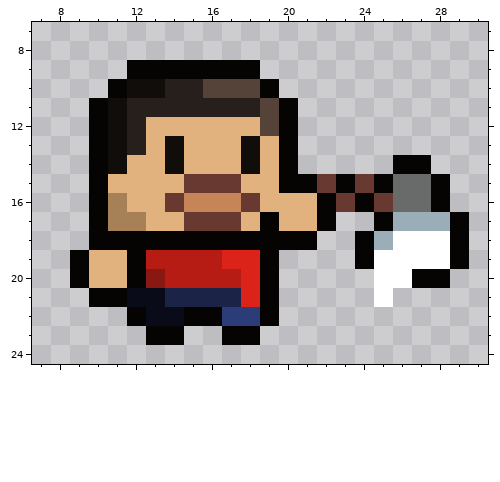
Pixel-art sprite: images/player/attack_right/02.png. The picture above is the old version.
The file is 32x32 pixels. Colours within 5 levels of each other are drawn and written as one. Shown: x 7..30, y 7..24.
After the commit:
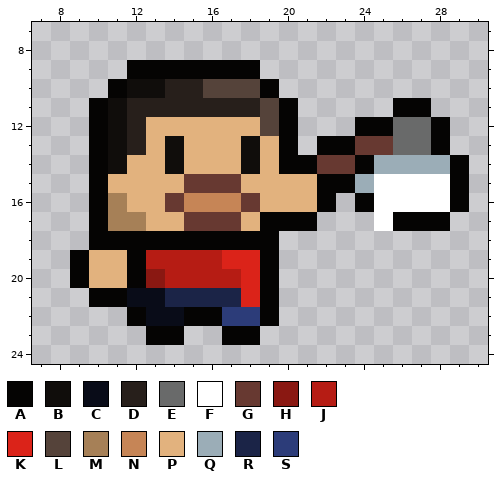
Palette (. is transparent): A #050403  B #100d0b  C #090c18  D #271f1b  E #696a6a  F #ffffff  G #673931  H #8a1812  J #b61c14  K #db2319  L #55433a  M #a68057  N #c68556  P #e2b27e  Q #9badb7  R #1b2447  S #2c3c79
From old to new:
@@ x 18..30 @@
 10 LA...........
-11 DLA..........
-12 PLA..........
-13 BPA..........
-14 BPA.....AA...
-15 PPAAGAGAEEA..
-16 GPPPAGAGEEA..
-17 PAPPA..AQQQA.
-18 AAAA..AQFFFA.
-19 KA....AFFFFA.
-20 KA.....FFAA..
-21 KA.....F.....
+11 DLA.....AA...
+12 PLA...AAEEA..
+13 BPA.AAGGEEA..
+14 BPAAGGAQQQQA.
+15 PPPPAAQFFFFA.
+16 GPPPA.AFFFFA.
+17 PAAA...FAAA..
+18 AA...........
+19 KA...........
+20 KA...........
+21 KA...........
 22 SA...........
Boxes around the changes in both pictures, in picture pixels (x1, y1, x2, y2):
changed: (279, 98, 469, 307)
